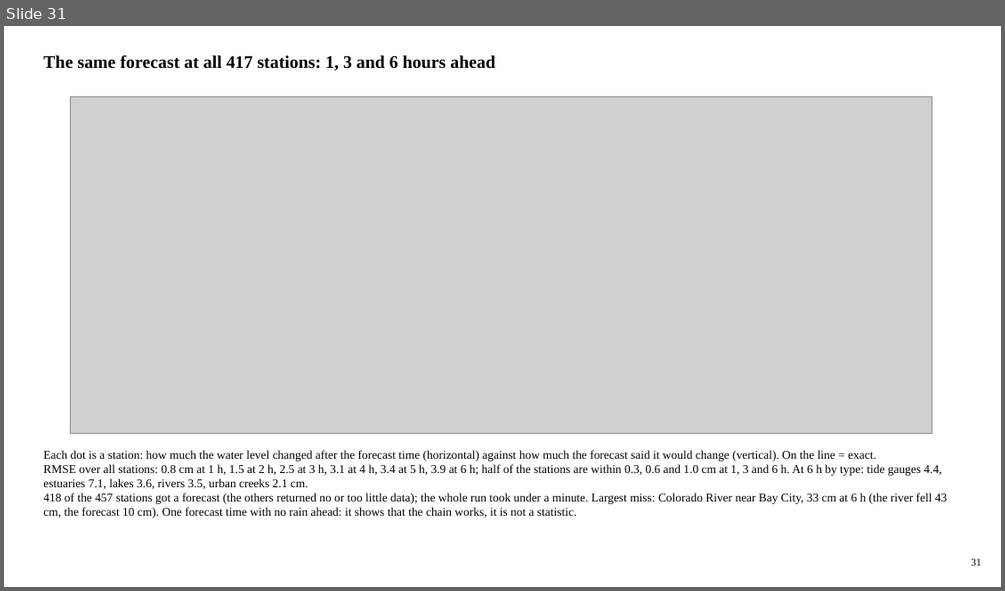
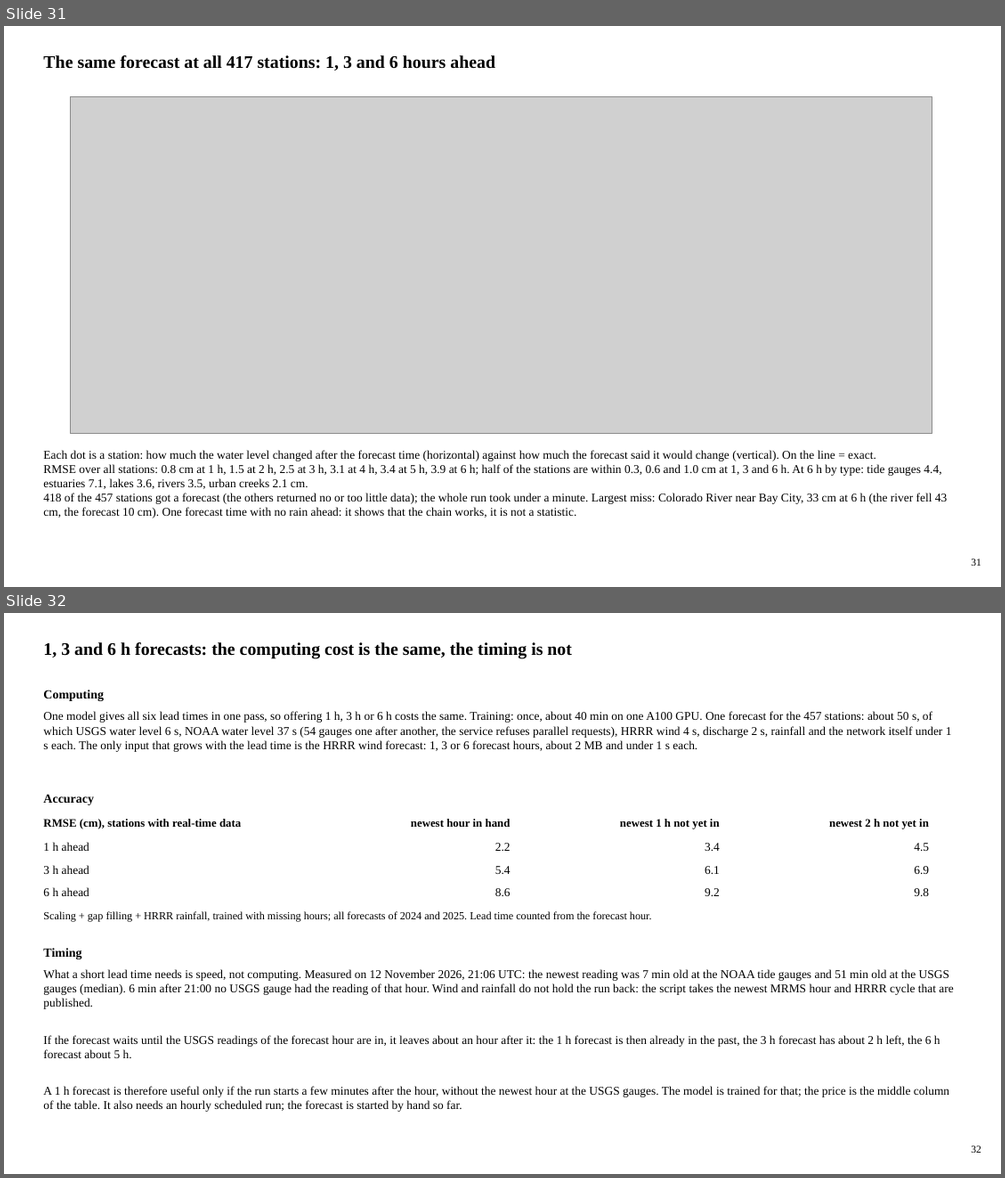
Before and after one commit to LaurenW1997/subdomainLSTM, a slide deck: deliverables/17_versions/version_comparison.pptx. Shown one above the other, each under a label of ours: slide 31 before the commit, slides 31 and 32 after it. The pictures are 1005x591 and 1005x1178 pixels, drawn with LibreOffice and Linux fonts; fonts in the diff are those of the drawing; grey boxes stand for pictures. Boxes give left, top, right and bottom in pixels: in the first picture for what was removed or moved away, otherwise in the second. Text is boxed around its words. In the diff, an @@ line names an element or a change of style, - is before the commit and + after.

```diff
--- a/deliverables/17_versions/version_comparison.pptx
+++ b/deliverables/17_versions/version_comparison.pptx
@@ slide 32 added at [4, 613, 1001, 1174], background #FFFFFF @@
@@ text added at [43, 642, 572, 659], 17 pt, text #000000, bold @@
+1, 3 and 6 h forecasts: the computing cost is the same, the timing is not
@@ text added at [43, 690, 104, 701], 12 pt, text #000000, bold @@
+Computing
@@ text added at [43, 711, 952, 752], 11.5 pt, text #000000 @@
+One model gives all six lead times in one pass, so offering 1 h, 3 h or 6 h costs the same. Training: once, about 40 min on one A100 GPU. One forecast for the 457 stations: about 50 s, of which USGS water level 6 s, NOAA water level 37 s (54 gauges one after another, the service refuses parallel requests), HRRR wind 4 s, discharge 2 s, rainfall and the network itself under 1 s each. The only input that grows with the lead time is the HRRR wind forecast: 1, 3 or 6 forecast hours, about 2 MB and under 1 s each.
@@ text added at [43, 794, 94, 805], 12 pt, text #000000, bold @@
+Accuracy
@@ text added at [43, 819, 241, 829], 11 pt, text #000000, bold @@
+RMSE (cm), stations with real-time data
@@ text added at [411, 819, 510, 827], 11 pt, text #000000, bold @@
+newest hour in hand
@@ text added at [620, 819, 720, 829], 11 pt, text #000000, bold @@
+newest 1 h not yet in
@@ text added at [829, 819, 929, 829], 11 pt, text #000000, bold @@
+newest 2 h not yet in
@@ text added at [43, 842, 89, 851], 11.5 pt, text #000000 @@
+1 h ahead
@@ text added at [495, 843, 510, 851], 11.5 pt, text #000000 @@
+2.2
@@ text added at [704, 843, 720, 851], 11.5 pt, text #000000 @@
+3.4
@@ text added at [914, 843, 929, 851], 11.5 pt, text #000000 @@
+4.5
@@ text added at [43, 865, 89, 874], 11.5 pt, text #000000 @@
+3 h ahead
@@ text added at [495, 866, 510, 874], 11.5 pt, text #000000 @@
+5.4
@@ text added at [704, 866, 720, 874], 11.5 pt, text #000000 @@
+6.1
@@ text added at [914, 866, 929, 874], 11.5 pt, text #000000 @@
+6.9
@@ text added at [43, 887, 89, 896], 11.5 pt, text #000000 @@
+6 h ahead
@@ text added at [495, 888, 510, 896], 11.5 pt, text #000000 @@
+8.6
@@ text added at [704, 888, 720, 896], 11.5 pt, text #000000 @@
+9.2
@@ text added at [914, 888, 929, 896], 11.5 pt, text #000000 @@
+9.8
@@ text added at [43, 911, 652, 922], 10.5 pt, text #000000 @@
+Scaling + gap filling + HRRR rainfall, trained with missing hours; all forecasts of 2024 and 2025. Lead time counted from the forecast hour.
@@ text added at [43, 948, 81, 959], 12 pt, text #000000, bold @@
+Timing
@@ text added at [43, 969, 953, 1111], 11.5 pt, text #000000 @@
+What a short lead time needs is speed, not computing. Measured on 12 November 2026, 21:06 UTC: the newest reading was 7 min old at the NOAA tide gauges and 51 min old at the USGS gauges (median). 6 min after 21:00 no USGS gauge had the reading of that hour. Wind and rainfall do not hold the run back: the script takes the newest MRMS hour and HRRR cycle that are published.
+If the forecast waits until the USGS readings of the forecast hour are in, it leaves about an hour after it: the 1 h forecast is then already in the past, the 3 h forecast has about 2 h left, the 6 h forecast about 5 h.
+A 1 h forecast is therefore useful only if the run starts a few minutes after the hour, without the newest hour at the USGS gauges. The model is trained for that; the price is the middle column of the table. It also needs an hourly scheduled run; the forecast is started by hand so far.
@@ text added at [971, 1145, 981, 1152], 10 pt, text #000000 @@
+32
```
Also in this commit, not shown: 2 slides changed, 6 other files.
